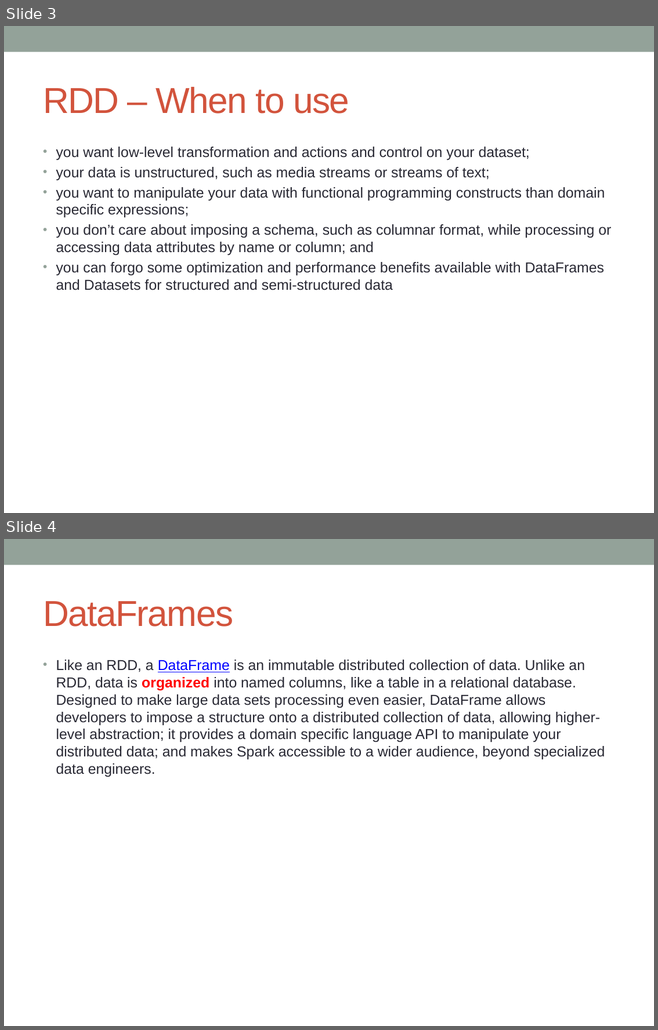
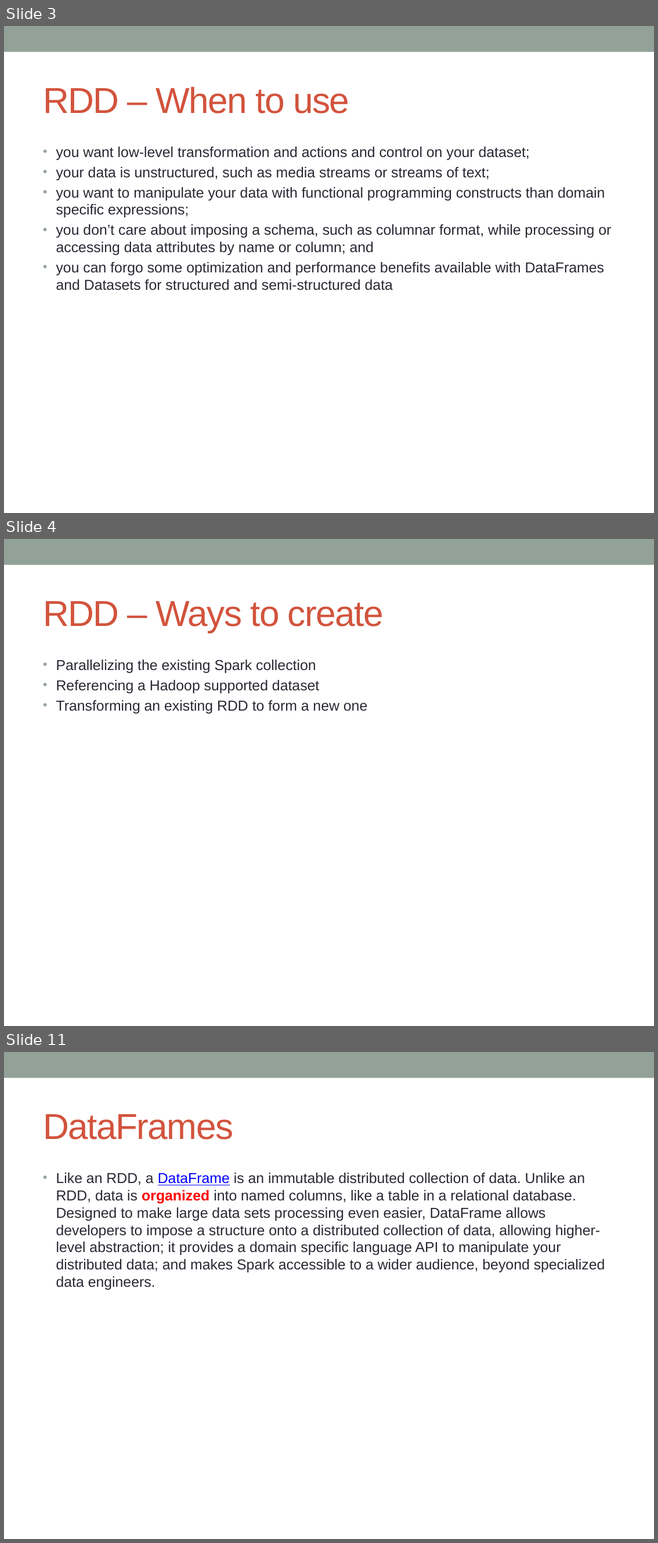
Before and after one commit to notionquest/ProjectDocumentation, a slide deck: Spark.pptx. Shown one above the other, each under a label of ours: slides 3 and 4 before the commit, slides 3, 4 and 11 after it; the slides between them are not shown. The pictures are 658x1030 and 658x1543 pixels, drawn with LibreOffice and Linux fonts; fonts in the diff are those of the drawing. Boxes give left, top, right and bottom in pixels: in the first picture for what was removed or moved away, otherwise in the second. Text is boxed around its words. In the diff, an @@ line names an element or a change of style, - is before the commit and + after.

```diff
--- a/Spark.pptx
+++ b/Spark.pptx
@@ slide 4 added at box(4, 539, 654, 1026), background #FFFFFF; not listed: 1 template element that a slide beside it also shows @@
@@ title added at box(43, 601, 383, 633), 40 pt, text #D2533C @@
+RDD – Ways to create
@@ text added at box(56, 660, 367, 714), 16 pt, text #292934 @@
+• Parallelizing the existing Spark collection
+• Referencing a Hadoop supported dataset
+• Transforming an existing RDD to form a new one
@@ what was slide 4 is now slide 11 @@
```
Also in this commit, not shown: 1 slide changed, 7 other slides added.
